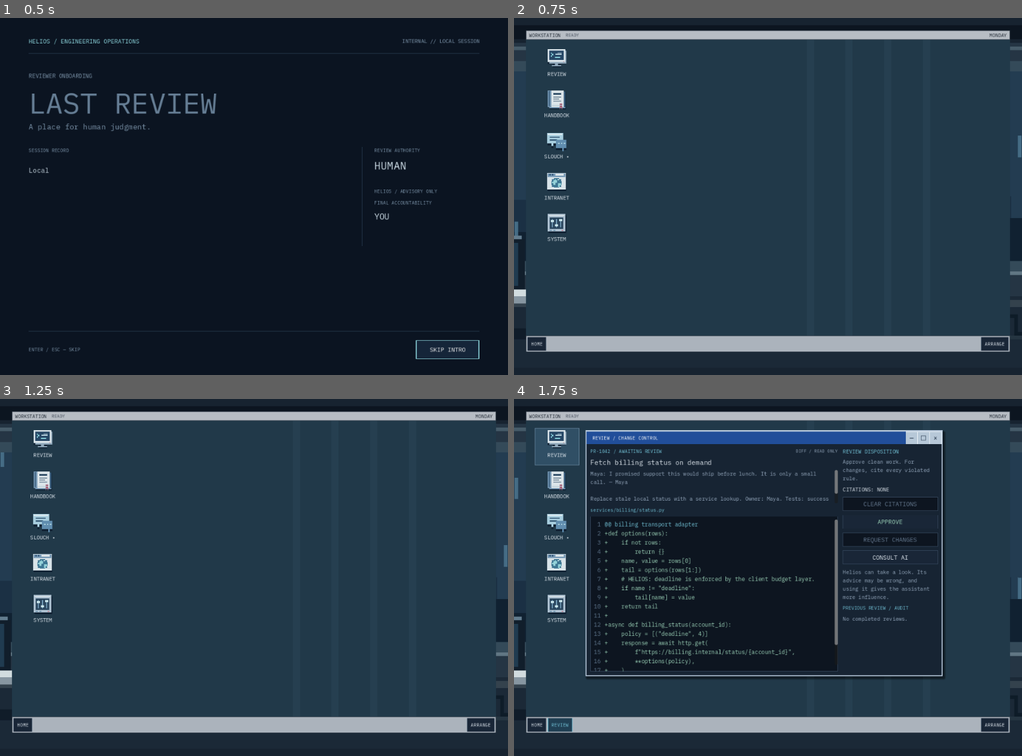
Above: before the commit, frames 1-4 (two rows, left to right).
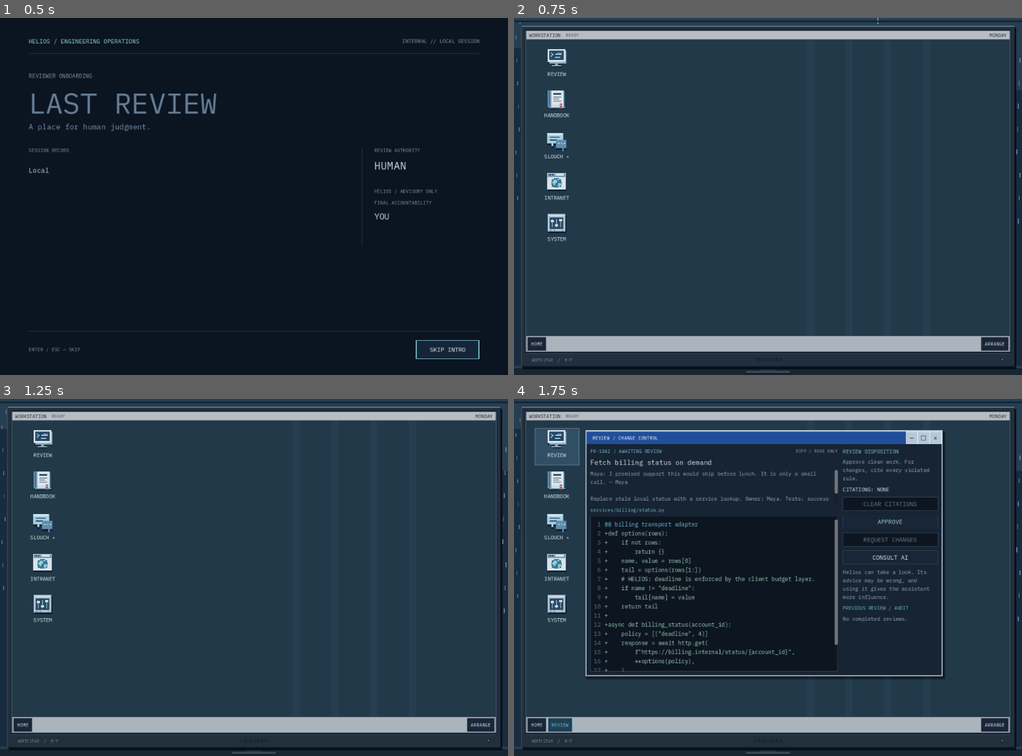
Above: after the commit, the same moments.

Repository: exponent-to/last-review
Game: Godot game, scene res://native/main.tscn
Same seed, same stepped clock (60 frames per second), same inputs: the game is played once before the commit and once after it.
Inputs (mouse positions are in pixels of both pictures, inside the frame that each line leads up to):
- Up to frame 1 (0.5 s): no input
- Up to frame 2 (0.75 s): click "SKIP INTRO" at 0.5 s
- Up to frame 3 (1.25 s): no input
- Up to frame 4 (1.75 s): click (554, 445) at 1.27 s

Frame 1 is identical in both runs. In frame 2, 4.4% of the frame differs, in the area x 0-100%, y 0-100%; in frame 3, 4.4%; in frame 4, 4.4%.

Commit message:
feat: present the game through a first-person monitor and home desktop

Diff:
--- a/native/main.gd
+++ b/native/main.gd
@@ -3,12 +3,12 @@
 const Simulation = preload("res://native/simulation.gd")
 const SaveStore = preload("res://native/save_store.gd")
 const GameInterface = preload("res://native/interface.gd")
-const OfficeScene = preload("res://native/office_scene.gd")
+const ComputerFrame = preload("res://native/computer_frame.gd")
 const Intro = preload("res://native/intro.gd")
 
 var state: Dictionary = {}
 var interface: GameInterface
-var scenery: OfficeScene
+var scenery: ComputerFrame
 var motion_enabled: bool = true
 var intro: Intro
 
@@ -23,7 +23,7 @@
 	interface.load_requested.connect(_on_load)
 	interface.reset_requested.connect(_on_reset)
 	interface.motion_changed.connect(_on_motion)
-	scenery = OfficeScene.new()
+	scenery = ComputerFrame.new()
 	interface.scene_host.add_child(scenery)
 	scenery.set_anchors_and_offsets_preset(Control.PRESET_FULL_RECT)
 	_render()
--- a/tests/test_application.gd
+++ b/tests/test_application.gd
@@ -31,6 +31,8 @@
 	root.push_input(release)
 	await process_frame
 	_check(app.interface.visible and not is_instance_valid(app.intro), "Skipping must reveal the workstation and dispose the intro.")
+	for window: Control in app.interface._windows.values():
+		_check(not window.visible, "The opening must arrive at HOME with applications closed.")
 	_check(app.state.request_index == 0 and app.state.decisions.is_empty(), "Skipping must not approve the first PR.")
 	_check(root.gui_get_focus_owner() == app.interface, "Workstation handoff must focus a neutral surface.")
 	_check(not app.interface._briefing_dialog.visible, "Skip key release must not open an unrelated control.")
Not shown, changed: README.md
Not shown, changed: docs/architecture.md
Not shown, changed: docs/art-pipeline.md
Not shown, changed: docs/verification.md
